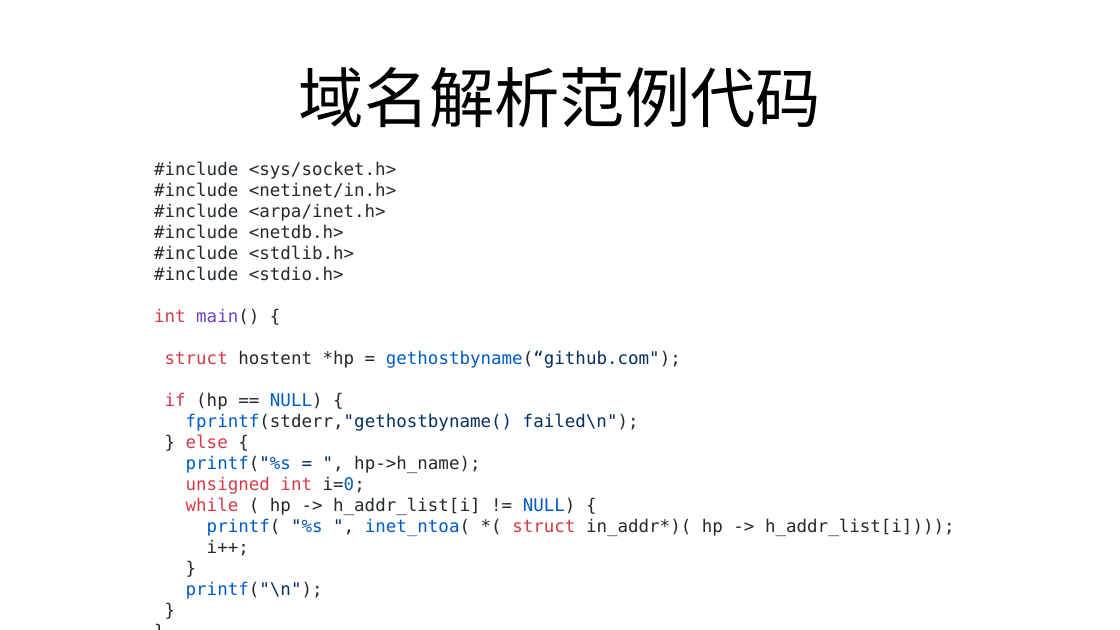
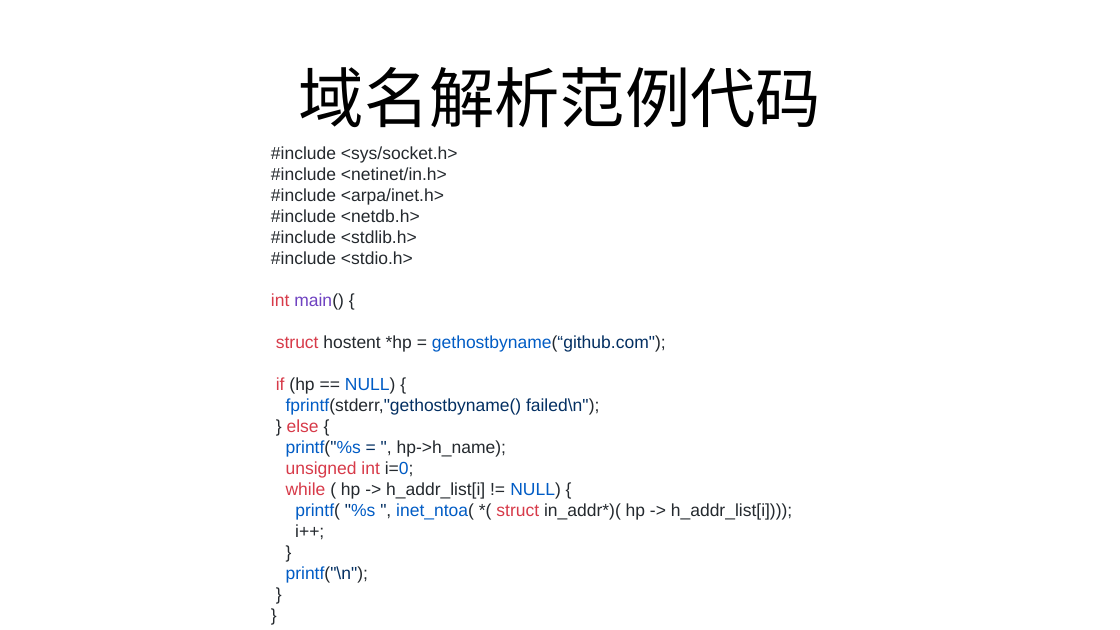
Before and after one commit to mengning/net, a slide deck: slide 13 of lab7/DNS.pptx. Drawn at 1120x630 pixels with LibreOffice and Linux fonts; fonts in the diff are those of the drawing. Boxes give left, top, right and bottom in pixels: in the first picture for what was removed or moved away, otherwise in the second. Text is boxed around its words. In the diff, an @@ line names an element or a change of style, - is before the commit and + after.

Commit message:
modify code style

```diff
--- a/lab7/DNS.pptx
+++ b/lab7/DNS.pptx
@@ text "#include <sys/socket.h>": place and size @@
-text "#include <sys/socket.h>" at [154,161,955,599]
+text "#include <sys/socket.h>" at [271,146,792,583]
@@ text "#include <sys/socket.h>" at [271,146,792,583]: font DejaVu Sans Mono to Arial @@
```
Also in this commit, not shown: 3 other slides changed.
